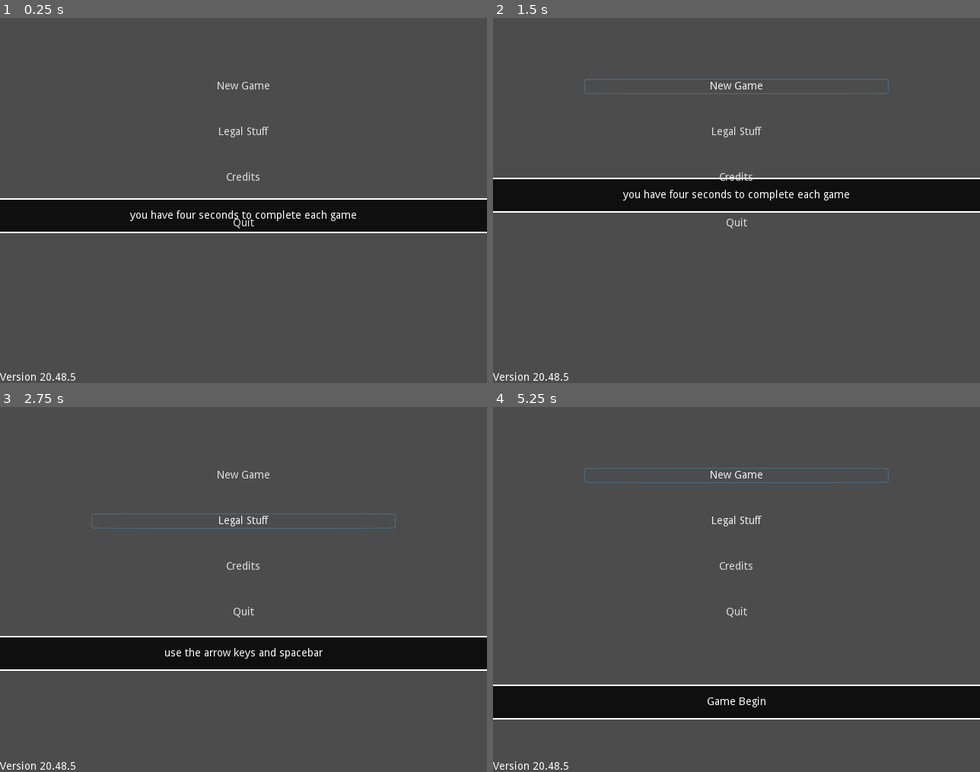
Above: before the commit, frames 1-4 (two rows, left to right).
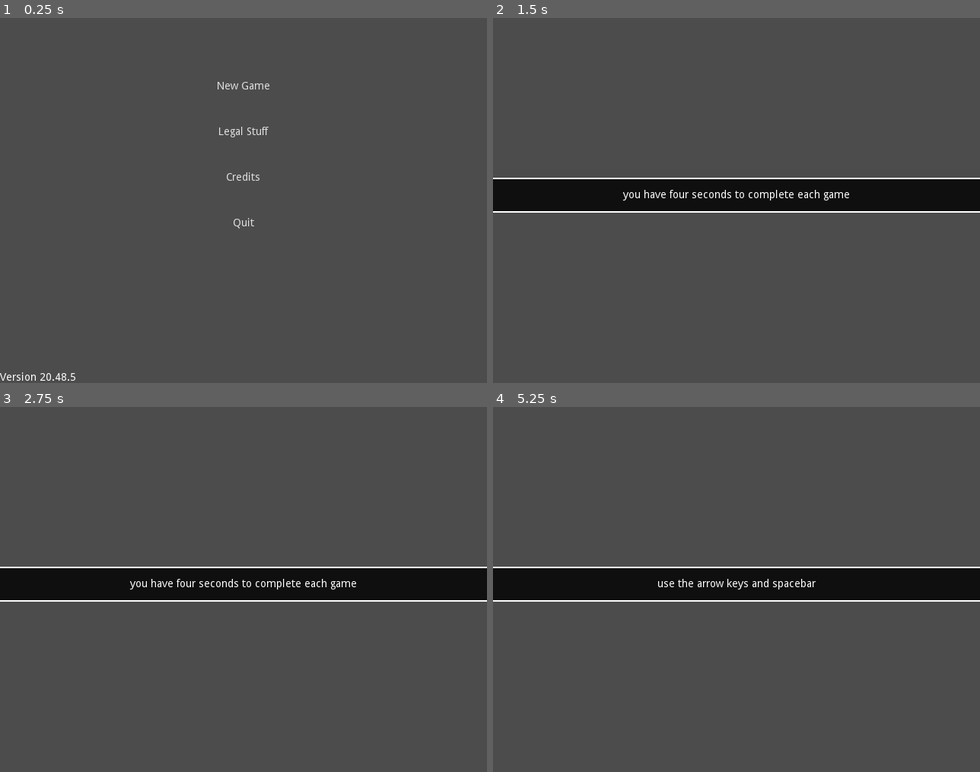
Above: after the commit, the same moments.

Repository: swashdev/minigame-madness
Game: Godot game, scene res://master/scenes/master.tscn
Same seed, same stepped clock (60 frames per second), same inputs: the game is played once before the commit and once after it.
Inputs (mouse positions are in pixels of both pictures, inside the frame that each line leads up to):
- Up to frame 1 (0.25 s): no input
- Up to frame 2 (1.5 s): click "New Game" at 0.5 s; click (736, 87) at 1.25 s, where only the run before the commit has a clickable "New Game"
- Up to frame 3 (2.75 s): click (243, 520) at 2 s, where only the run before the commit has a clickable "Legal Stuff"
- Up to frame 4 (5.25 s): hold Space (action) 2.78-3.53 s; hold Right (move_right) 2.78-4.28 s; tap Up (move_up) at 3.02, 3.77 s; tap Space (action) at 3.6, 5.1 s; tap Enter at 4.25 s; hold Left (move_left) 4.28-5.03 s; hold Space (action) 4.28-5.03 s; hold Right (move_right) from 5.03 s (still down)

The runs differ from the first frame. In frame 1, 9.4% of the frame differs, in the area x 0-100%, y 49-59%; in frame 2, 0.7%; in frame 3, 20%; in frame 4, 20%, in the area x 0-100%, y 16-100%.

Commit message:
[MASTER] add function for new_game button_pressed.
The `_on_MainMenu_button_pressed` function has been fleshed out and will
`match button` to determine which button has been pressed.  If it's
"new_game", the `_on_new_game` function will start a new game.

Diff:
--- a/master/scenes/master.tscn
+++ b/master/scenes/master.tscn
@@ -13,5 +13,4 @@
 [node name="Main" parent="." instance=ExtResource( 1 )]
 
 [node name="MainMenu" parent="." instance=ExtResource( 3 )]
-[connection signal="ready" from="Main" to="." method="_on_Main_ready"]
 [connection signal="button_pressed" from="MainMenu" to="." method="_on_MainMenu_button_pressed"]
--- a/master/scripts/master.gd
+++ b/master/scripts/master.gd
@@ -23,12 +23,17 @@
 			_hotfix )
 
 
-# Main has declared it is ready.
-func _on_Main_ready():
-	$Main.new_game()
-
-
 # A button has been pressed on the main menu which requires Master's
 # attention.
 func _on_MainMenu_button_pressed( button ):
-	pass # Replace with function body.
+	match button:
+		"new_game":
+			_on_new_game()
+
+
+# This function is used to handle the "new game" button being pressed.
+func _on_new_game():
+	# Hide the main menu.
+	$MainMenu.hide()
+	# Start a new game.
+	$Main.new_game()
